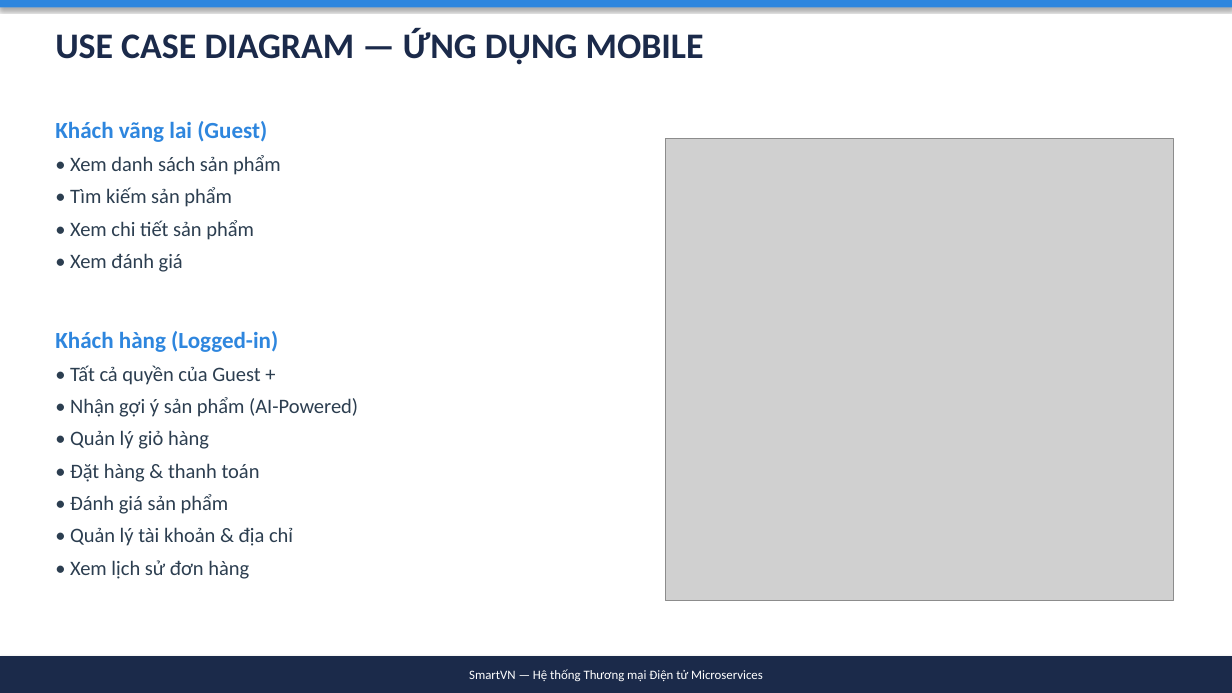
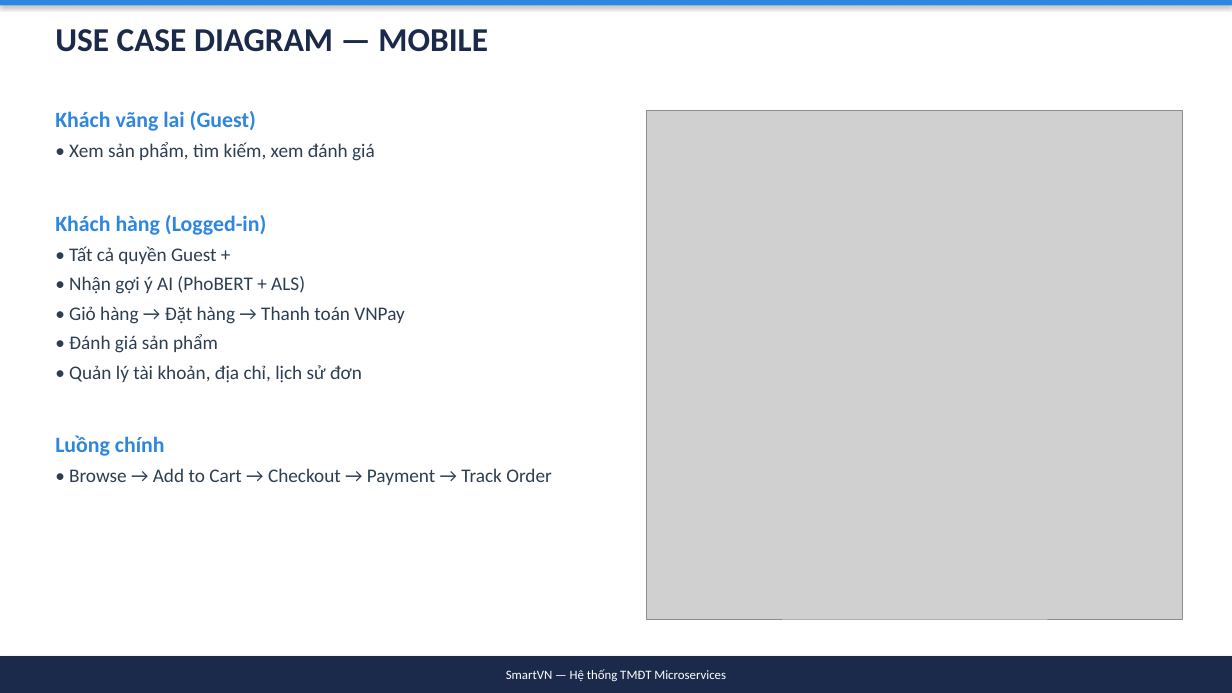
Before and after one commit to simasangggg/smartvn-report, a slide deck: slide 12 of SmartVN-Slides.pptx (slide 27 before the commit). Drawn at 1232x693 pixels with LibreOffice and Linux fonts; fonts in the diff are those of the drawing; grey boxes stand for pictures. Boxes give left, top, right and bottom in pixels: in the first picture for what was removed or moved away, otherwise in the second. Text is boxed around its words. In the diff, an @@ line names an element or a change of style, - is before the commit and + after.

Commit message:
refactor: Giảm slide xuống 23, tập trung Mobile
- Gộp 42 slides → 23 slides (gọn hơn, dễ trình bày)
- Mở rộng phần Mobile (6 slides): Login, Product, Cart/Checkout, Profile/Orders
- Giảm phần lý thuyết, tập trung demo UI + features
- Mỗi slide Mobile có ảnh screenshot + mô tả tính năng

```diff
--- a/SmartVN-Slides.pptx
+++ b/SmartVN-Slides.pptx
@@ text at (55, 29, 488, 52): text changed; size 28 to 26 pt @@
-USE CASE DIAGRAM — ỨNG DỤNG MOBILE
+USE CASE DIAGRAM — MOBILE
@@ text "Khách vãng lai (Guest)": place and size @@
-text "Khách vãng lai (Guest)" at (55, 121, 358, 579)
+text "Khách vãng lai (Guest)" at (55, 111, 552, 485)
@@ text at (55, 111, 266, 353): size 18 to 17 pt in "Khách vãng lai (Guest)", "Khách hàng (Logged-in)"; size 16 to 15 pt in "• Đánh giá sản phẩm"; less space between paragraphs @@
@@ picture: place and size @@
-picture at (665, 139, 1174, 601)
+picture at (647, 111, 1183, 619)
@@ text at (69, 142, 375, 161): text changed; size 16 to 15 pt @@
-• Xem danh sách sản phẩm
-• Tìm kiếm sản phẩm
-• Xem chi tiết sản phẩm
-• Xem đánh giá
+• Xem sản phẩm, tìm kiếm, xem đánh giá
@@ text at (69, 246, 404, 324): text changed; size 16 to 15 pt @@
-• Tất cả quyền của Guest +
-• Nhận gợi ý sản phẩm (AI-Powered)
-• Quản lý giỏ hàng
-• Đặt hàng & thanh toán
+• Tất cả quyền Guest +
+• Nhận gợi ý AI (PhoBERT + ALS)
+• Giỏ hàng → Đặt hàng → Thanh toán VNPay
@@ text at (55, 365, 552, 485): text changed; size 16 to 15 pt @@
-• Quản lý tài khoản & địa chỉ
-• Xem lịch sử đơn hàng
+• Quản lý tài khoản, địa chỉ, lịch sử đơn
+Luồng chính
+• Browse → Add to Cart → Checkout → Payment → Track Order
@@ text in rectangle at (506, 669, 726, 681): text changed @@
-SmartVN — Hệ thống Thương mại Điện tử Microservices
+SmartVN — Hệ thống TMĐT Microservices
```
Also in this commit, not shown: 15 other slides changed, 7 slides added, 26 slides removed, 1 other file.
